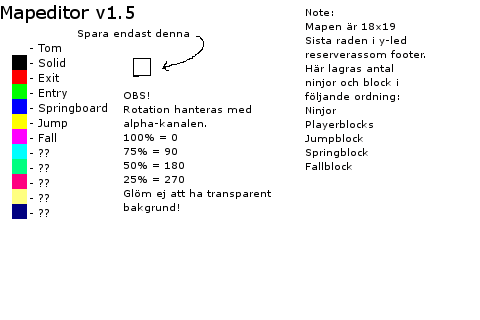
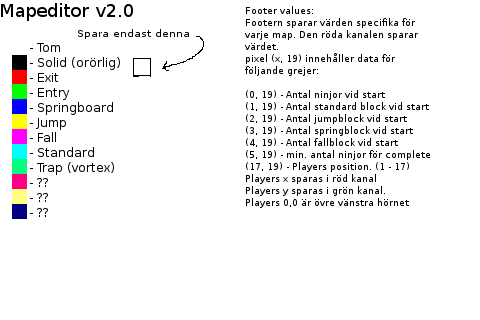
Layers edited between the first and the second 480×320 image:
renamed "Note: ..." to "Footer values: ...", painted on it over box(244, 6, 430, 208)
painted on "- Tom ..." over box(36, 43, 120, 217)
hid "OBS! ..." over box(124, 92, 271, 213)
renamed "Mapeditor v1.5" to "Mapeditor v2.0", painted on it over box(1, 3, 134, 23)
painted on "Bakgrund" over box(1, 3, 430, 217)
